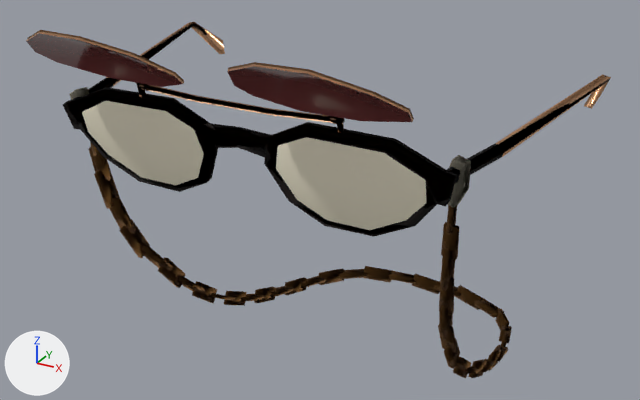
The glTF model assets/dg_wearables/eyewear/dg_flip_up_spectacles_eyewear/flip_up_spectacles_f.glb, before and after one commit.
Camera for both pictures: a 50 mm lens placed at (0.207, -0.479, 1.856), pointed at (-0.01, -0.083, 1.658). The axes (+X, +Y, +Z) are drawn at lower left. The lights are the same throughout. Where no turn or scale is listed for an object, it has been applied to the vertices. Vertices at the same position are counted once.

In view in the first picture: 'Flip_Up_Spectacles_F'.
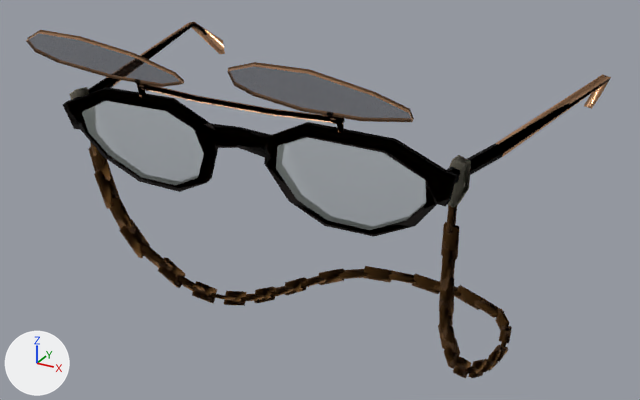
Commit message: fix wearables

Changed parts and their boxes [x1, y1, x2, y2] in the pictures (640 x 400 px; the box of a moved part takes in the faces that stretch with it):
'Flip_Up_Spectacles_F', surface changed: [26, 31, 460, 369] in both
part 1 of me_flip_up_spectacles_f, moved or reshaped: before [276, 137, 426, 230]; after [26, 33, 412, 122]
part 2 of me_flip_up_spectacles_f, moved or reshaped: before [227, 66, 412, 122]; after [276, 146, 406, 230]
part 3 of me_flip_up_spectacles_f, moved or reshaped: before [26, 33, 182, 87]; after [82, 101, 426, 220]
part 4 of me_flip_up_spectacles_f, moved or reshaped: before [82, 101, 204, 185]; after [279, 137, 425, 191]

The change in detail:
In material 'AvatarWearableGlassesTranspa_MAT' (mat_avatarwearableglassestranspa_mat), texture is no longer img_genesis_tx, with its transparency.
In material 'AvatarWearableGlassesTranspa_MAT' (mat_avatarwearableglassestranspa_mat), roughness goes from 0.0796 to 0.5.
In material 'AvatarWearableGlassesTranspa_MAT' (mat_avatarwearableglassestranspa_mat), base_color is now set to (0.619, 0.685, 0.655), light grey #ced8d4.
In material 'AvatarWearableGlassesTranspa_MAT' (mat_avatarwearableglassestranspa_mat), alpha goes from 1.0 to 0.39.
Material 'AvatarWearableGlassesTranspaDark_MAT' (mat_avatarwearableglassestranspadark_mat) is new.
Its base color is (0.0504, 0.0173, 0.0057) (brown #3f2411).
Its alpha is 0.39.
me_flip_up_spectacles_f has 599 vertices, 980 faces and spans x -0.128..0.128, y -0.223..0.066, z 1.534..1.776.
me_flip_up_spectacles_f is used by ob_flip_up_spectacles_f; location (0.0, 0.0, 0.0).
Part 1, on me_flip_up_spectacles_f:
Vertex 588 of me_flip_up_spectacles_f moves from (0.062, -0.17, 1.693) at pixel (369, 230) to (-0.072, -0.178, 1.733) at pixel (105, 100).
Vertex 589 of me_flip_up_spectacles_f moves from (0.05, -0.178, 1.712) at pixel (336, 191) to (0.021, -0.178, 1.727) at pixel (277, 145).
Vertex 590 of me_flip_up_spectacles_f moves from (0.088, -0.175, 1.713) at pixel (426, 203) to (0.019, -0.176, 1.715) at pixel (276, 169).
Vertex 593 of me_flip_up_spectacles_f moves from (0.021, -0.178, 1.727) at pixel (277, 145) to (0.089, -0.177, 1.724) at pixel (425, 179).
Vertex 594 of me_flip_up_spectacles_f moves from (0.019, -0.176, 1.715) at pixel (276, 169) to (0.041, -0.17, 1.693) at pixel (327, 220).
Vertex 595 of me_flip_up_spectacles_f moves from (0.036, -0.179, 1.733) at pixel (305, 137) to (0.05, -0.199, 1.764).
Vertex 596 of me_flip_up_spectacles_f moves from (0.071, -0.178, 1.733) at pixel (384, 152) to (0.05, -0.199, 1.762) at pixel (310, 85).
Vertex 597 of me_flip_up_spectacles_f moves from (0.089, -0.177, 1.724) at pixel (425, 179) to (-0.05, -0.199, 1.764).
Vertex 598 of me_flip_up_spectacles_f moves from (0.041, -0.17, 1.693) at pixel (327, 220) to (-0.05, -0.199, 1.762) at pixel (105, 53).
Part 2, on me_flip_up_spectacles_f:
Vertex 584 of me_flip_up_spectacles_f moves from (0.05, -0.199, 1.764) to (0.062, -0.17, 1.693) at pixel (369, 230).
Vertex 585 of me_flip_up_spectacles_f moves from (0.05, -0.199, 1.762) at pixel (310, 85) to (0.05, -0.178, 1.712) at pixel (336, 191).
Part 3, on me_flip_up_spectacles_f:
Vertex 586 of me_flip_up_spectacles_f moves from (-0.05, -0.199, 1.764) to (0.088, -0.175, 1.713) at pixel (426, 203).
Vertex 587 of me_flip_up_spectacles_f moves from (-0.05, -0.199, 1.762) at pixel (105, 53) to (-0.05, -0.178, 1.712) at pixel (146, 150).
Part 4, on me_flip_up_spectacles_f:
Vertex 591 of me_flip_up_spectacles_f moves from (-0.05, -0.178, 1.712) at pixel (146, 150) to (0.036, -0.179, 1.733) at pixel (305, 137).
Vertex 592 of me_flip_up_spectacles_f moves from (-0.072, -0.178, 1.733) at pixel (105, 100) to (0.071, -0.178, 1.733) at pixel (384, 152).
me_flip_up_spectacles_f now uses material mat_avatarwearableglassestranspadark_mat (brown #3f2411).
